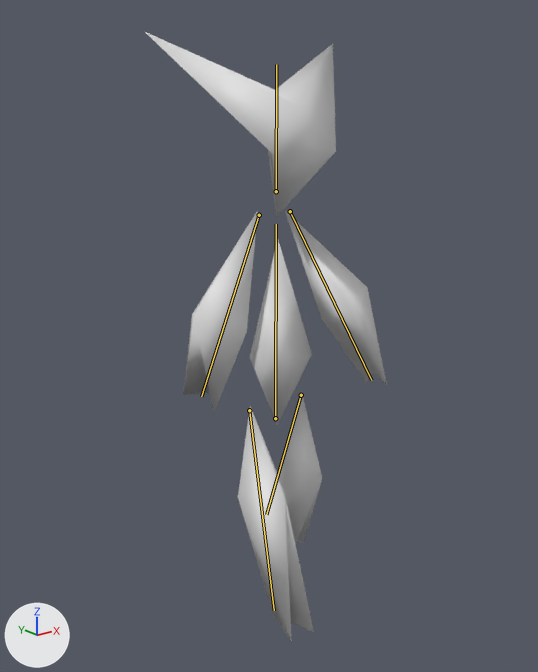
The Blender file Assets/Resources/Meshes/Character.blend, before and after one commit.
The view is the same before and after, from a 50 mm camera at (-2.4, -2.83, 2.59) aimed at (-0.06, 0.09, 1.42). The axes (+X, +Y, +Z) are drawn at lower left. The lights are the same throughout. Both versions are drawn at frame 40 of the action 'WalkLoop'; the numbers are the values there. The bones that bend it are drawn over the model as lines.
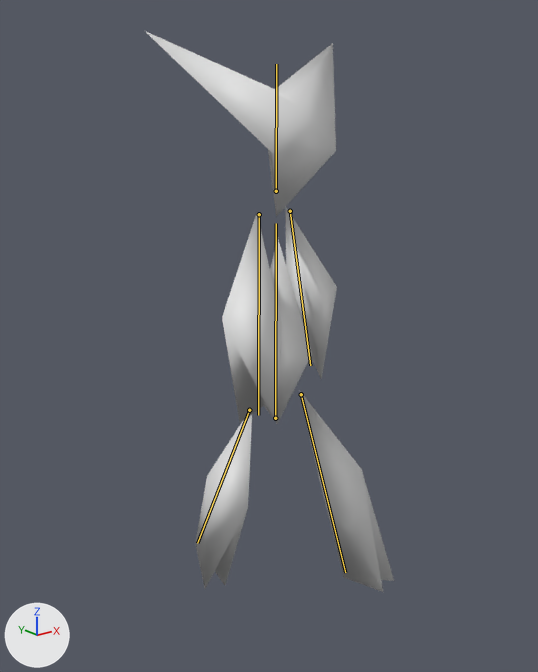
Location of each change, (x1, y1, x2, y2) in pixels of the pictures (538 x 672 px):
'Mesh', posed (8% shorter): before (144, 31, 387, 641); after (145, 31, 394, 592)
bone 'LeftArm', root to tip: before (290, 211) to (371, 380); after (290, 211) to (310, 365)
bone 'RightArm', root to tip: before (259, 215) to (201, 396); after (259, 214) to (258, 415)
bone 'LeftLeg', root to tip: before (301, 395) to (266, 514); after (301, 394) to (345, 572)
bone 'RightLeg', root to tip: before (249, 410) to (274, 610); after (249, 410) to (197, 543)

The change, as a diff of the scene's bpy script:
```diff
--- a/Assets/Resources/Meshes/Character.blend.py
+++ b/Assets/Resources/Meshes/Character.blend.py
@@ bone_leftarm @@
 bone_leftarm = bpy.data.objects['Armature'].pose.bones['LeftArm']  # child of 'Chest'
-bone_leftarm.rotation_quaternion = (0.991, 0.005, -0.037, -0.125)  # degrees (1, -4, -14)
+bone_leftarm.rotation_quaternion = (0.991, -0.005, 0.037, 0.125)  # degrees (0, 4, 14)
@@ bone_rightarm @@
 bone_rightarm = bpy.data.objects['Armature'].pose.bones['RightArm']  # child of 'Chest'
-bone_rightarm.rotation_quaternion = (0.991, -0.005, -0.037, 0.125)  # degrees (-1, -4, 14)
+bone_rightarm.rotation_quaternion = (0.991, 0.005, 0.037, -0.125)  # degrees (0, 4, -14)
@@ bone_leftleg @@
 bone_leftleg = bpy.data.objects['Armature'].pose.bones['LeftLeg']
-bone_leftleg.location = (-0.008, 0.097, -0.005)
-bone_leftleg.rotation_quaternion = (0.985, 0.173, 0.014, -0.001)  # degrees (20, 2, 0)
+bone_leftleg.location = (-0.008, 0.094, -0.005)
+bone_leftleg.rotation_quaternion = (0.985, -0.173, -0.014, 0.001)  # degrees (-20, -2, 0)
@@ bone_rightleg @@
 bone_rightleg = bpy.data.objects['Armature'].pose.bones['RightLeg']
-bone_rightleg.location = (0.008, 0.097, -0.005)
-bone_rightleg.rotation_quaternion = (0.985, -0.173, 0.014, 0.001)  # degrees (-20, 2, 0)
+bone_rightleg.location = (0.007, 0.094, -0.005)
+bone_rightleg.rotation_quaternion = (0.985, 0.173, -0.014, -0.001)  # degrees (20, -2, 0)
```
